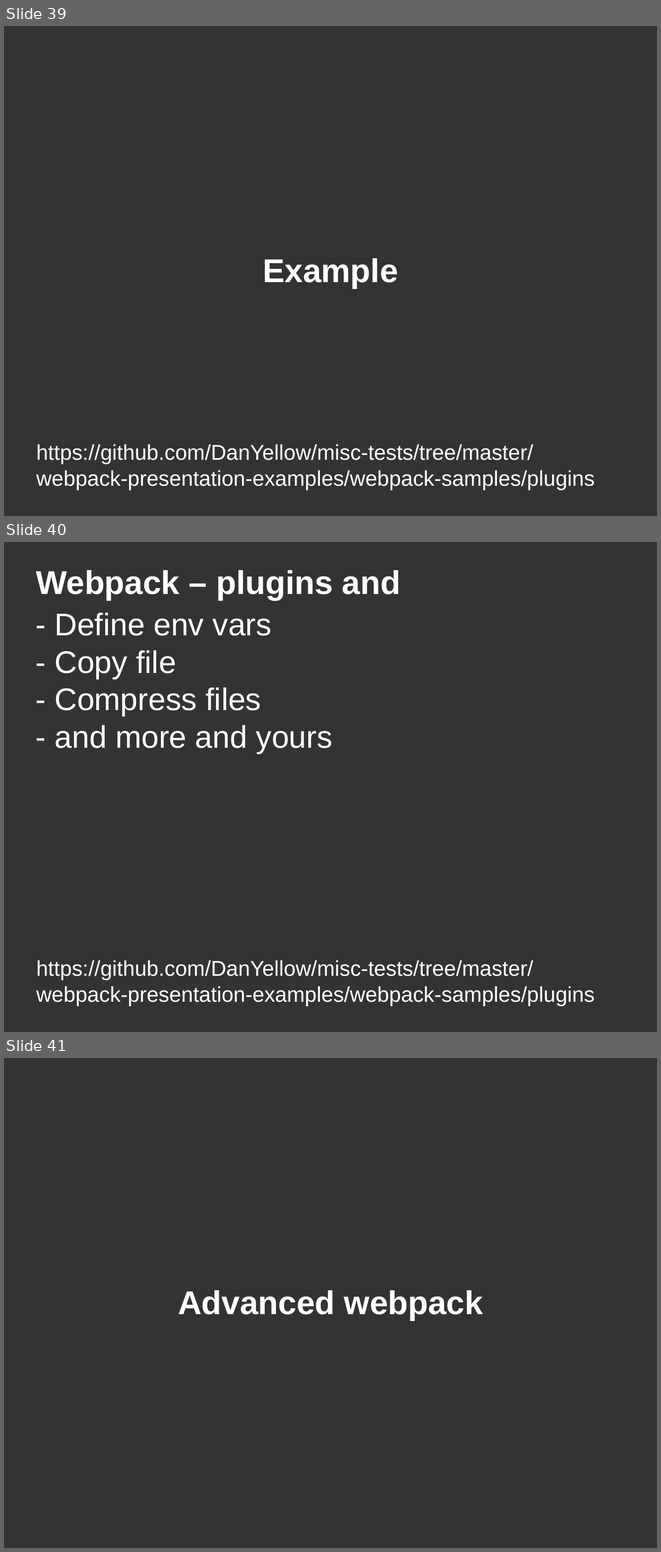
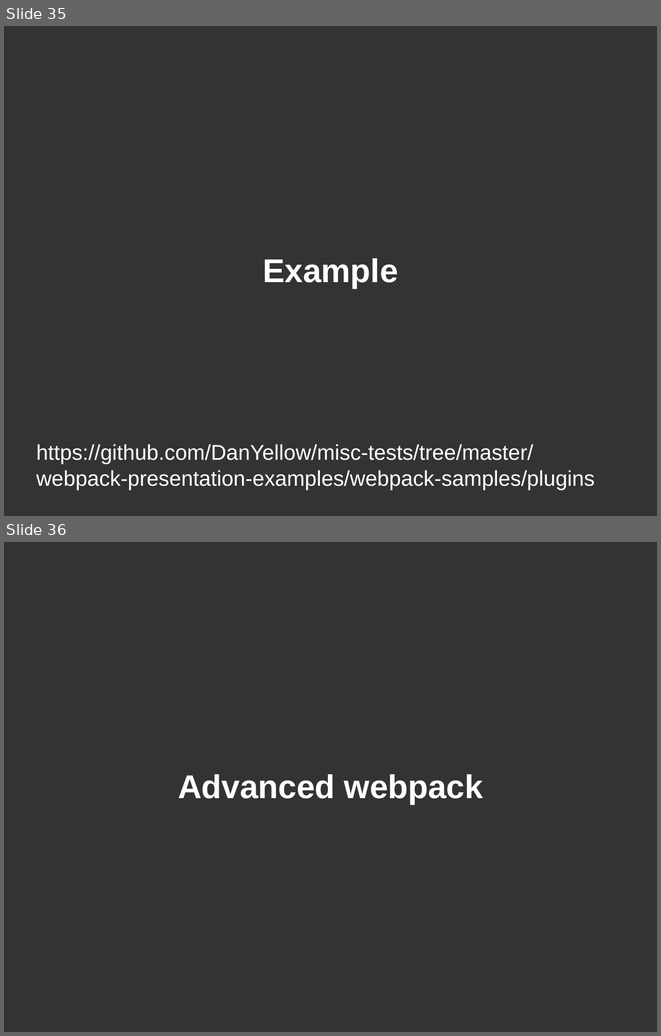
Before and after one commit to DanYellow/misc-tests, a slide deck: webpack-presentation-examples/webpack-presentation.odp. Shown one above the other, each under a label of ours: slides 39, 40 and 41 before the commit, slides 35 and 36 after it. The pictures are 661x1552 and 661x1036 pixels, drawn with LibreOffice and Linux fonts; fonts in the diff are those of the drawing. Boxes give left, top, right and bottom in pixels: in the first picture for what was removed or moved away, otherwise in the second. Text is boxed around its words. In the diff, an @@ line names an element or a change of style, - is before the commit and + after.

```diff
--- a/webpack-presentation-examples/webpack-presentation.odp
+++ b/webpack-presentation-examples/webpack-presentation.odp
@@ slide 40 removed at [4,542,657,1032], background #333333 @@
@@ title removed at [36,570,400,600] @@
-Webpack – plugins and
@@ title removed at [54,612,333,753] @@
-- Define env vars
-- Copy file
-- Compress files
-- and more and yours
@@ title removed at [36,960,595,1006] @@
-https://github.com/DanYellow/misc-tests/tree/master/webpack-presentation-examples/webpack-samples/plugins
@@ what was slide 39 is now slide 35 @@
@@ what was slide 41 is now slide 36 @@
```
Also in this commit, not shown: 6 slides changed, 4 other slides removed, 3 other files.
